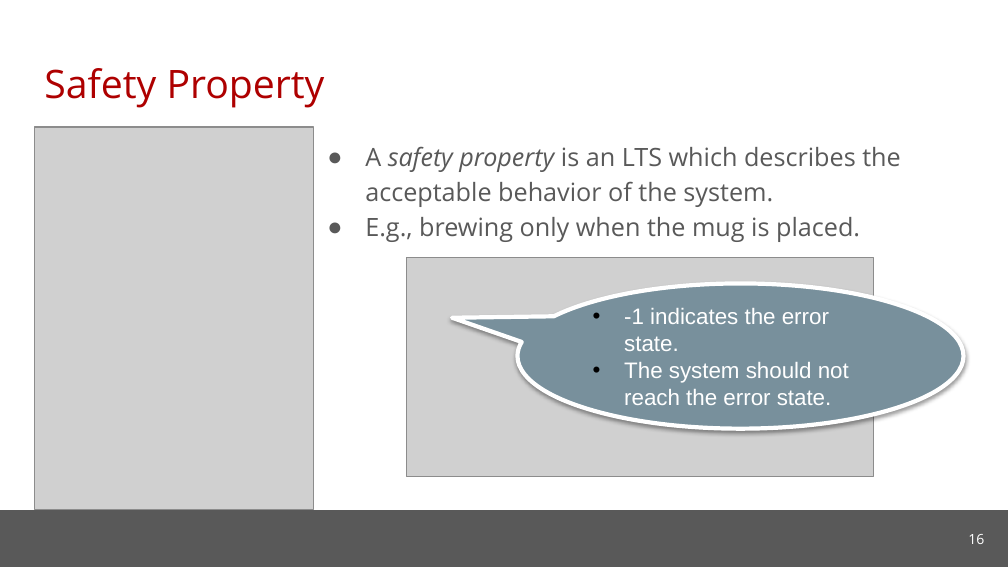
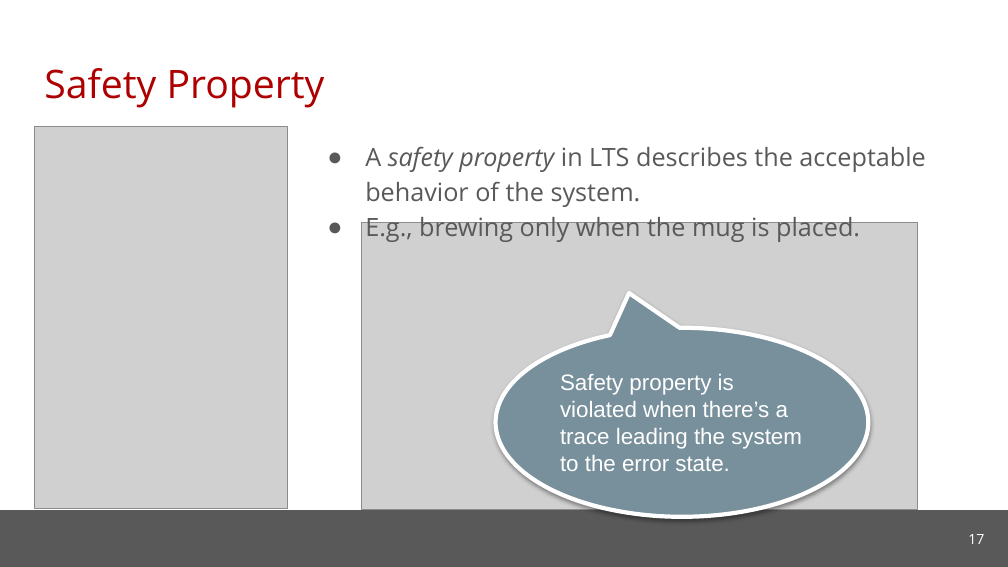
Before and after one commit to cmu-soda/Robustness, a slide deck: slide 17 of Robustness-SSSG.pptx (slide 16 before the commit). Drawn at 1008x567 pixels with LibreOffice and Linux fonts; fonts in the diff are those of the drawing; grey boxes stand for pictures; background and template pictures are left out. Boxes give left, top, right and bottom in pixels: in the first picture for what was removed or moved away, otherwise in the second. Text is boxed around its words. In the diff, an @@ line names an element or a change of style, - is before the commit and + after.

```diff
--- a/Robustness-SSSG.pptx
+++ b/Robustness-SSSG.pptx
@@ picture: place and size @@
-picture at [34, 127, 313, 509]
+picture at [34, 127, 287, 509]
@@ text at [365, 146, 925, 207]: text changed @@
-● A safety property is an LTS which describes the acceptable behavior of the system.
+● A safety property in LTS describes the acceptable behavior of the system.
@@ picture: place and size @@
-picture at [406, 258, 873, 477]
+picture at [362, 222, 917, 509]
@@ speech bubble removed at [517, 283, 964, 428] @@
-• -1 indicates the error state.
-• The system should not reach the error state.
@@ speech bubble added at [496, 328, 869, 517], fill #78909C, outline #FFFFFF 3 pt, 16 pt, text #FFFFFF @@
+Safety property is violated when there’s a trace leading the system to the error state.
@@ page number at [968, 534, 984, 544]: text changed @@
-16
+17
```
Also in this commit, not shown: 8 other slides changed, 4 slides added, 1 slide removed.
